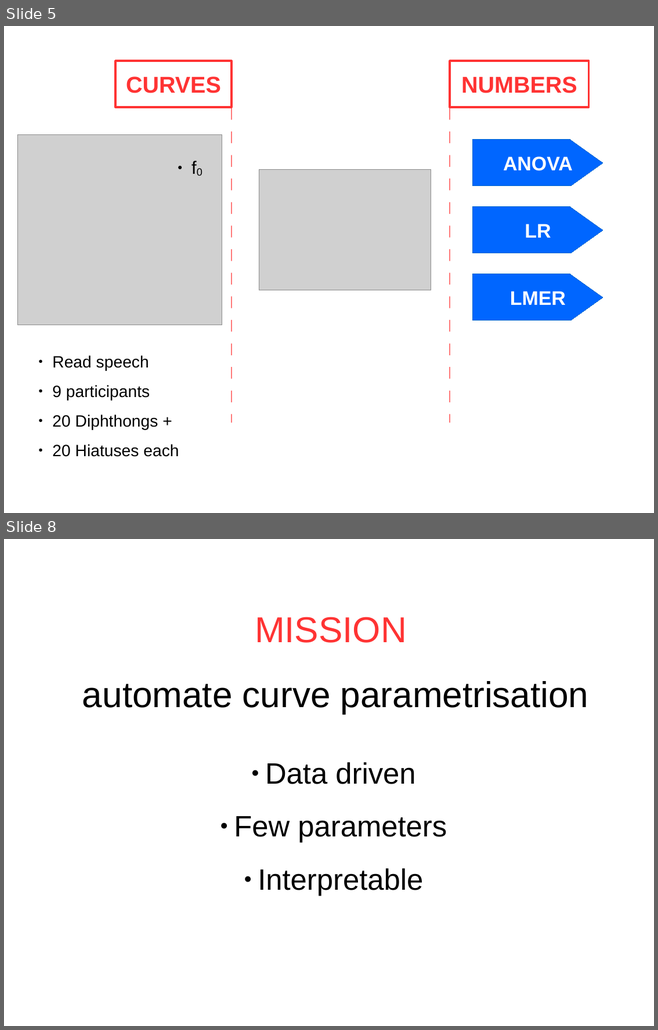
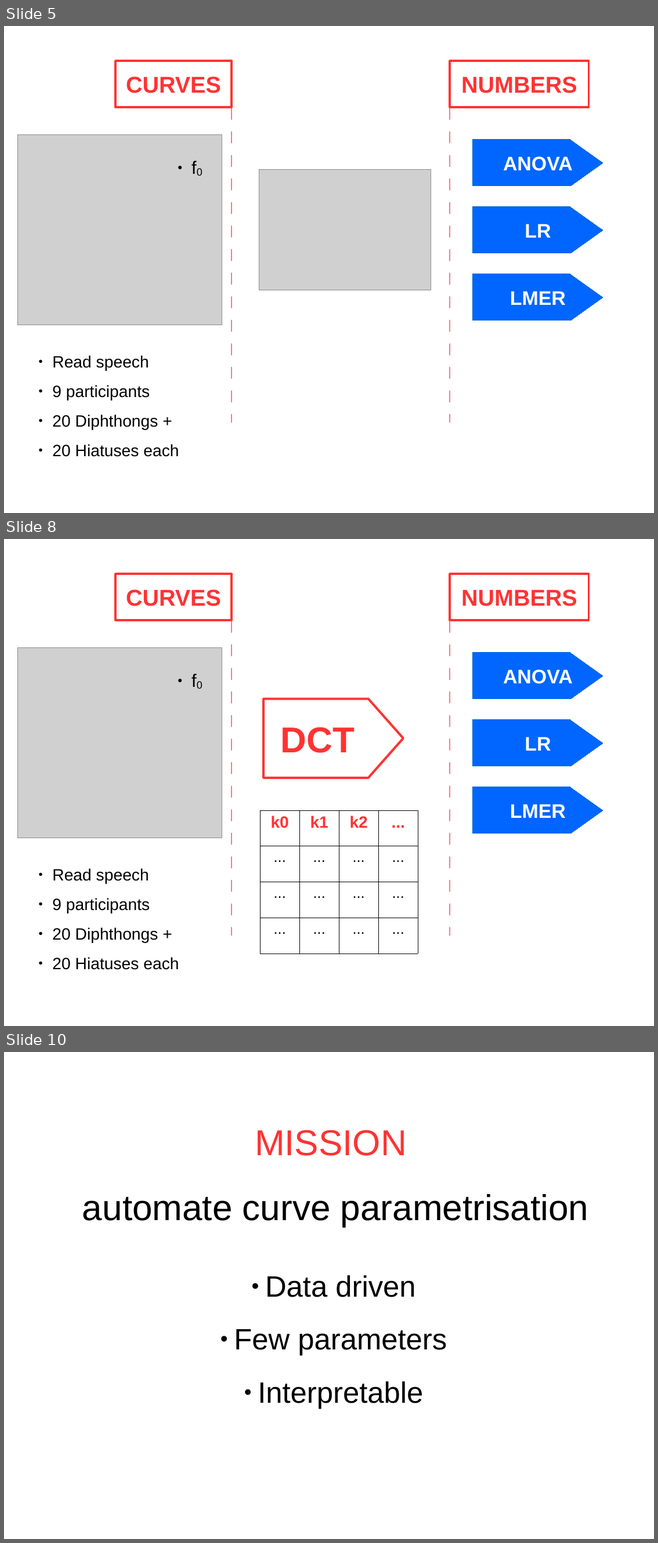
Before and after one commit to uasolo/FPCA-phonetics-workshop, a slide deck: presentations/FPCA-phonetics.odp. Shown one above the other, each under a label of ours: slides 5 and 8 before the commit, slides 5, 8 and 10 after it; the slides between them are not shown. The pictures are 658x1030 and 658x1543 pixels, drawn with LibreOffice and Linux fonts; fonts in the diff are those of the drawing; grey boxes stand for pictures. Boxes give left, top, right and bottom in pixels: in the first picture for what was removed or moved away, otherwise in the second. Text is boxed around its words. In the diff, an @@ line names an element or a change of style, - is before the commit and + after.

```diff
--- a/presentations/FPCA-phonetics.odp
+++ b/presentations/FPCA-phonetics.odp
@@ slide 8 added at box(4, 539, 654, 1026), background #FFFFFF @@
@@ rectangle added at box(115, 574, 231, 620), outline #FF3333 2.3 pt, 28 pt, text #FF3333, bold @@
+CURVES
@@ line added from (231, 574) to (231, 936), #FF3333 0.99 pt @@
@@ line added from (449, 574) to (449, 936), #FF3333 0.99 pt @@
@@ rectangle added at box(449, 574, 589, 620), outline #FF3333 2.3 pt, 28 pt, text #FF3333, bold @@
+NUMBERS
@@ picture added at box(18, 648, 222, 838) @@
@@ text added at box(172, 656, 209, 692), 22 pt, text #000000 @@
+● f0
@@ freeform shape added at box(473, 653, 603, 699), fill #0066FF, outline #0066CC 0 pt, 24 pt, text #FFFFFF, bold @@
+ANOVA
@@ freeform shape added at box(263, 699, 403, 778), fill #FFFFFF, outline #FF3333 2.83 pt, 44 pt, text #FF3333, bold @@
+DCT
@@ freeform shape added at box(473, 720, 603, 766), fill #0066FF, outline #0066CC 0 pt, 24 pt, text #FFFFFF, bold @@
+LR
@@ freeform shape added at box(473, 787, 603, 834), fill #0066FF, outline #0066CC 0 pt, 24 pt, text #FFFFFF, bold @@
+LMER
@@ table added at box(260, 810, 418, 954), 4 rows, 4 columns @@
+k0 | k1 | k2 | ...
+... | ... | ... | ...
+... | ... | ... | ...
+... | ... | ... | ...
@@ text added at box(52, 868, 179, 970), 20 pt, text #000000 @@
+● Read speech
+● 9 participants
+● 20 Diphthongs +
+● 20 Hiatuses each
@@ what was slide 8 is now slide 10 @@
```
Also in this commit, not shown: 10 slides changed, 3 other slides added, 1 slide removed, 1 other file.
